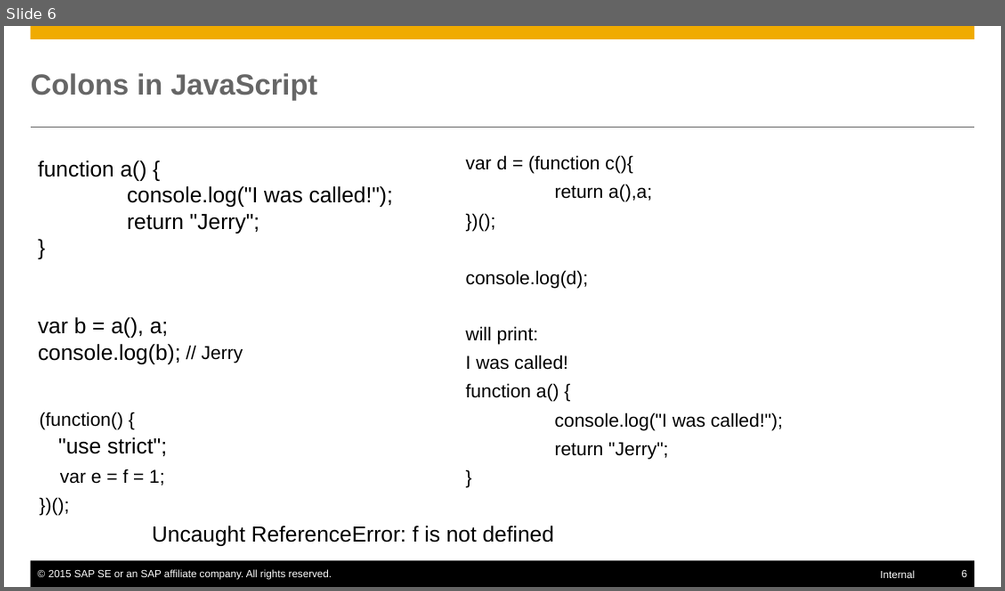
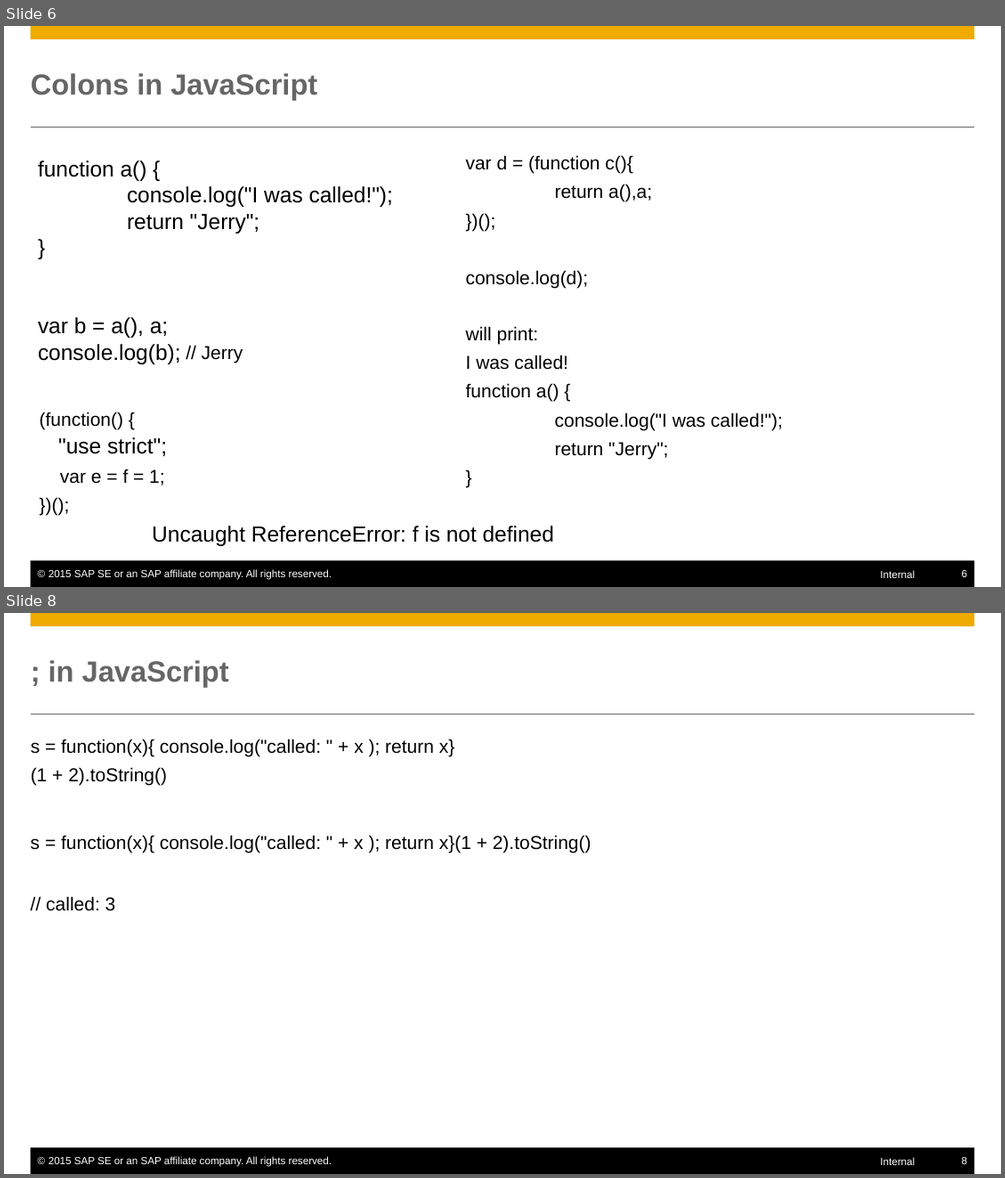
Before and after one commit to mxpang/jerryslide, a slide deck: 001_code_refact.pptx. Shown one above the other, each under a label of ours: slide 6 before the commit, slides 6 and 8 after it; the slides between them are not shown. The pictures are 1005x591 and 1005x1178 pixels, drawn with LibreOffice and Linux fonts; fonts in the diff are those of the drawing. Boxes give left, top, right and bottom in pixels: in the first picture for what was removed or moved away, otherwise in the second. Text is boxed around its words. In the diff, an @@ line names an element or a change of style, - is before the commit and + after.

```diff
--- a/001_code_refact.pptx
+++ b/001_code_refact.pptx
@@ slide 8 added at [4, 613, 1001, 1174], background #FFFFFF; not listed: 6 template elements that a slide beside it also shows @@
@@ title added at [48, 660, 229, 687], 28 pt, text #666666, bold @@
+; in JavaScript
@@ text added at [31, 738, 454, 785], 18 pt, text #000000 @@
+s = function(x){ console.log("called: " + x ); return x}
+(1 + 2).toString()
@@ text added at [31, 835, 591, 852], 18 pt, text #000000 @@
+s = function(x){ console.log("called: " + x ); return x}(1 + 2).toString()
@@ text added at [46, 896, 116, 911], 18 pt, text #000000 @@
+// called: 3
```
Also in this commit, not shown: 2 slides changed, 10 other slides added, 10 other files.
